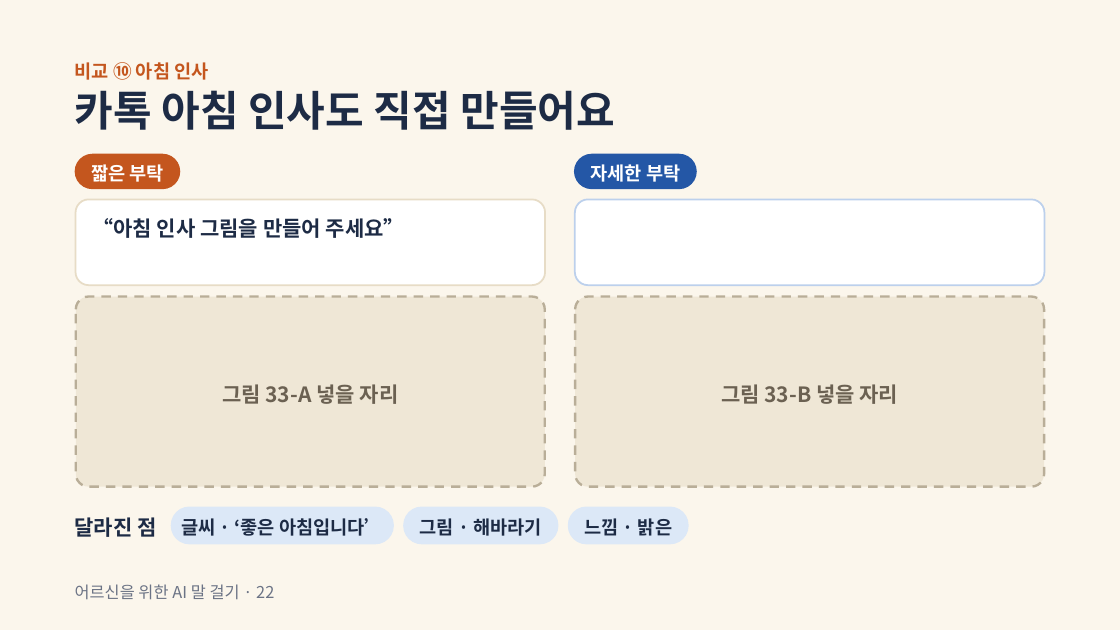
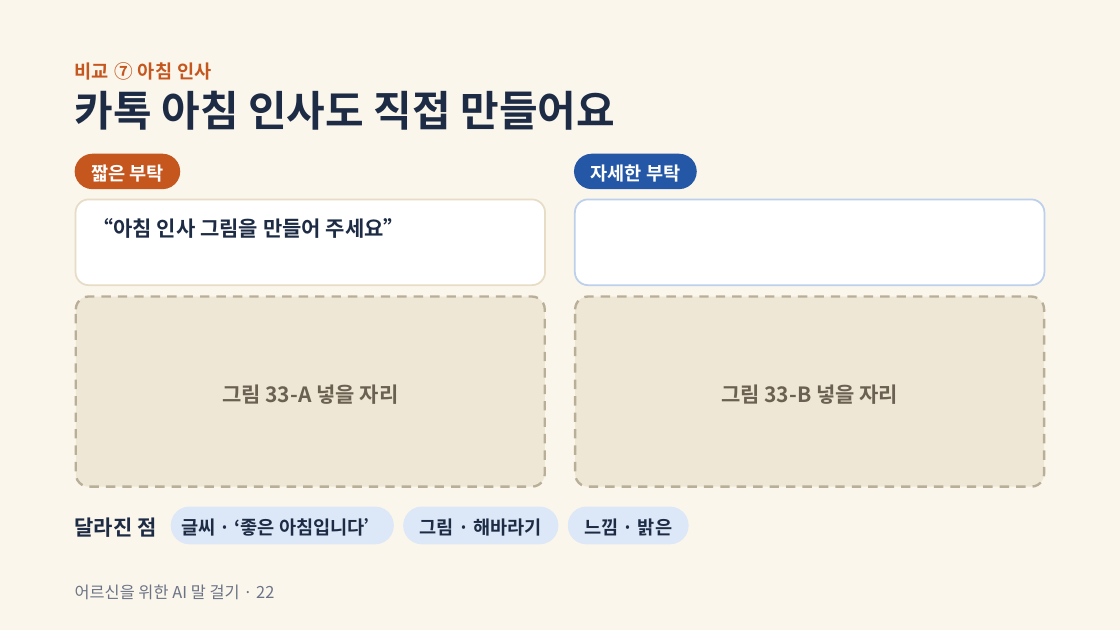
Before and after one commit to bbkilhyun0814-collab/---, a slide deck: slide 22 of ppt/ai와 함께 (카톡 챗GPT).pptx. Drawn at 1120x630 pixels with LibreOffice and Linux fonts; fonts in the diff are those of the drawing. Boxes give left, top, right and bottom in pixels: in the first picture for what was removed or moved away, otherwise in the second. Text is boxed around its words. In the diff, an @@ line names an element or a change of style, - is before the commit and + after.

```diff
--- a/ppt/ai와 함께 (카톡 챗GPT).pptx
+++ b/ppt/ai와 함께 (카톡 챗GPT).pptx
@@ text at bbox=[75, 62, 211, 80]: text changed @@
-비교 ⑩ 아침 인사
+비교 ⑦ 아침 인사
```
Also in this commit, not shown: 5 other slides changed.
